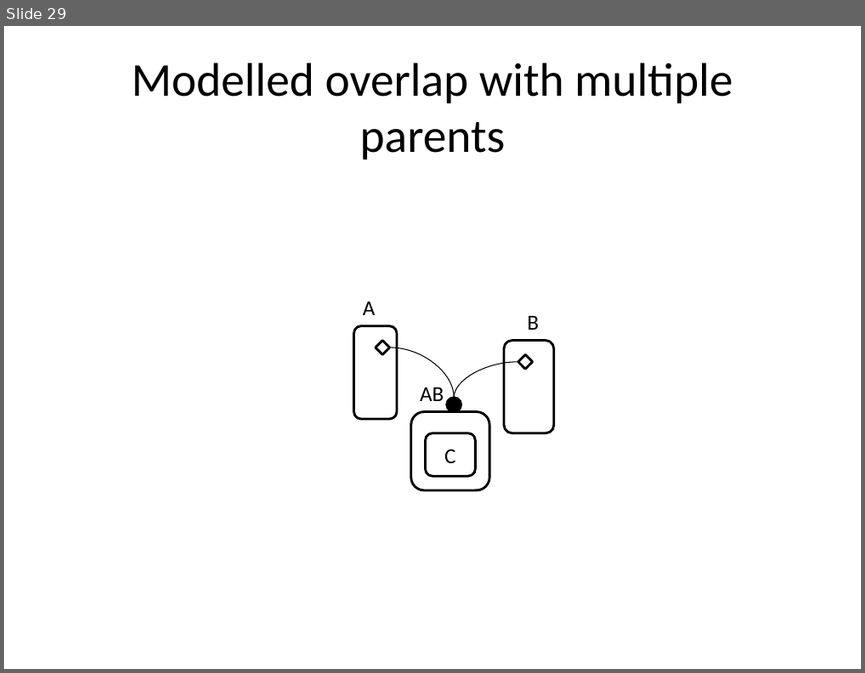
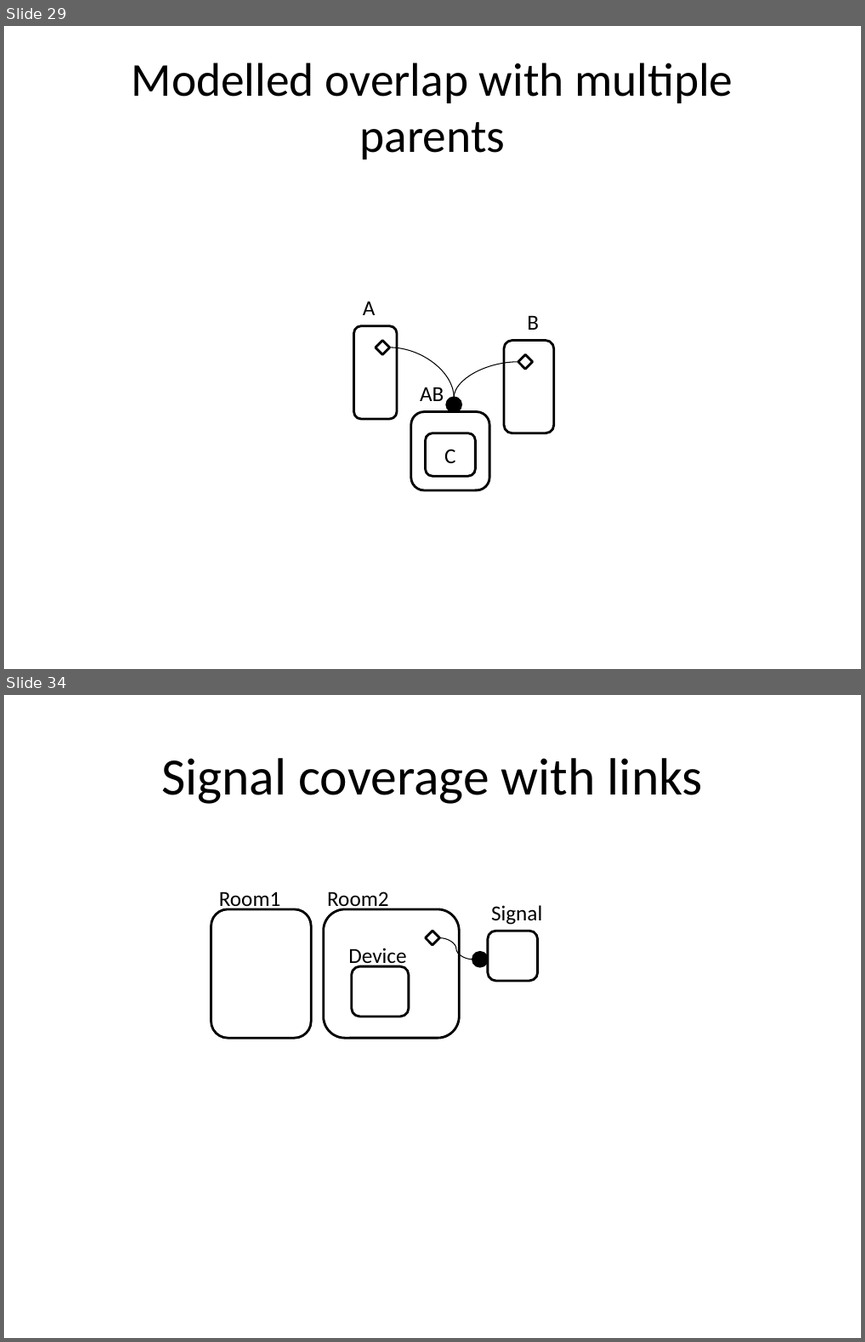
Before and after one commit to cgreenhalgh/bigraphspace, a slide deck: bigraphspace/docs/images/Cookbook_diagrams.pptx. Shown one above the other, each under a label of ours: slide 29 before the commit, slides 29 and 34 after it; the slides between them are not shown. The pictures are 865x673 and 865x1342 pixels, drawn with LibreOffice and Linux fonts; fonts in the diff are those of the drawing. Boxes give left, top, right and bottom in pixels: in the first picture for what was removed or moved away, otherwise in the second. Text is boxed around its words. In the diff, an @@ line names an element or a change of style, - is before the commit and + after.

Commit message:
added signals to cookbook

```diff
--- a/bigraphspace/docs/images/Cookbook_diagrams.pptx
+++ b/bigraphspace/docs/images/Cookbook_diagrams.pptx
@@ slide 34 added at [4, 695, 861, 1338], background #FFFFFF @@
@@ title added at [161, 758, 703, 804], 44 pt, text #000000 @@
+Signal coverage with links
@@ text added at [219, 891, 281, 912], 18 pt, text #000000 @@
+Room1
@@ text added at [327, 891, 389, 912], 18 pt, text #000000 @@
+Room2
@@ rounded rectangle added at [211, 909, 312, 1038], fill #FFFFFF, outline #000000 2 pt @@
@@ rounded rectangle added at [324, 909, 459, 1038], fill #FFFFFF, outline #000000 2 pt @@
@@ text added at [491, 905, 542, 925], 18 pt, text #000000 @@
+Signal
@@ text added at [348, 947, 406, 969], 18 pt, text #000000 @@
+Device
@@ diamond added at [426, 930, 440, 945], outline #000000 2 pt @@
@@ curved line added from (439, 937) to (472, 959), #000000 0.75 pt @@
@@ rounded rectangle added at [488, 930, 537, 981], outline #000000 2 pt @@
@@ rounded rectangle added at [351, 967, 409, 1016], fill #FFFFFF, outline #000000 2 pt @@
@@ ellipse added at [472, 952, 488, 967], fill #000000, outline #000000 2 pt @@
```
Also in this commit, not shown: 1 slide changed, 5 other slides added, 7 other files.
